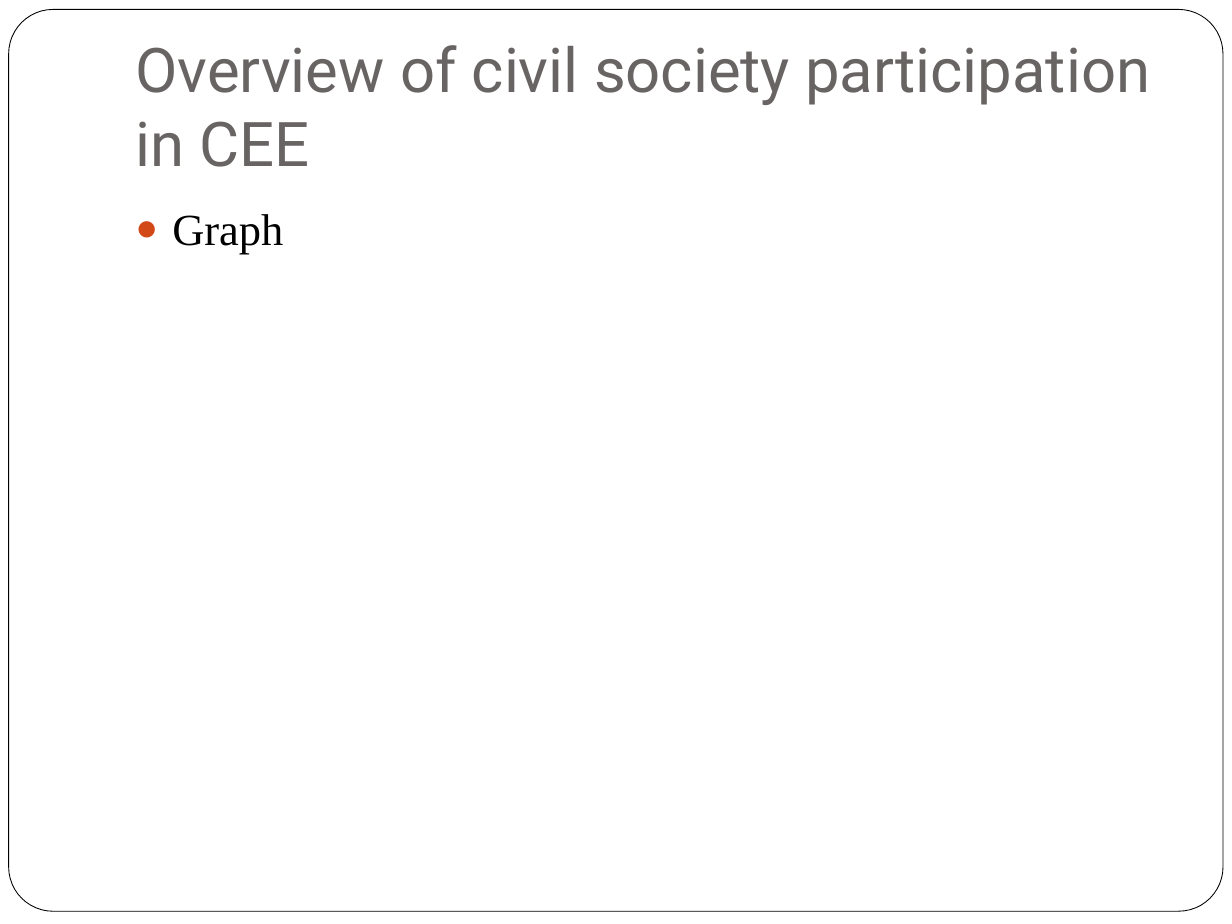
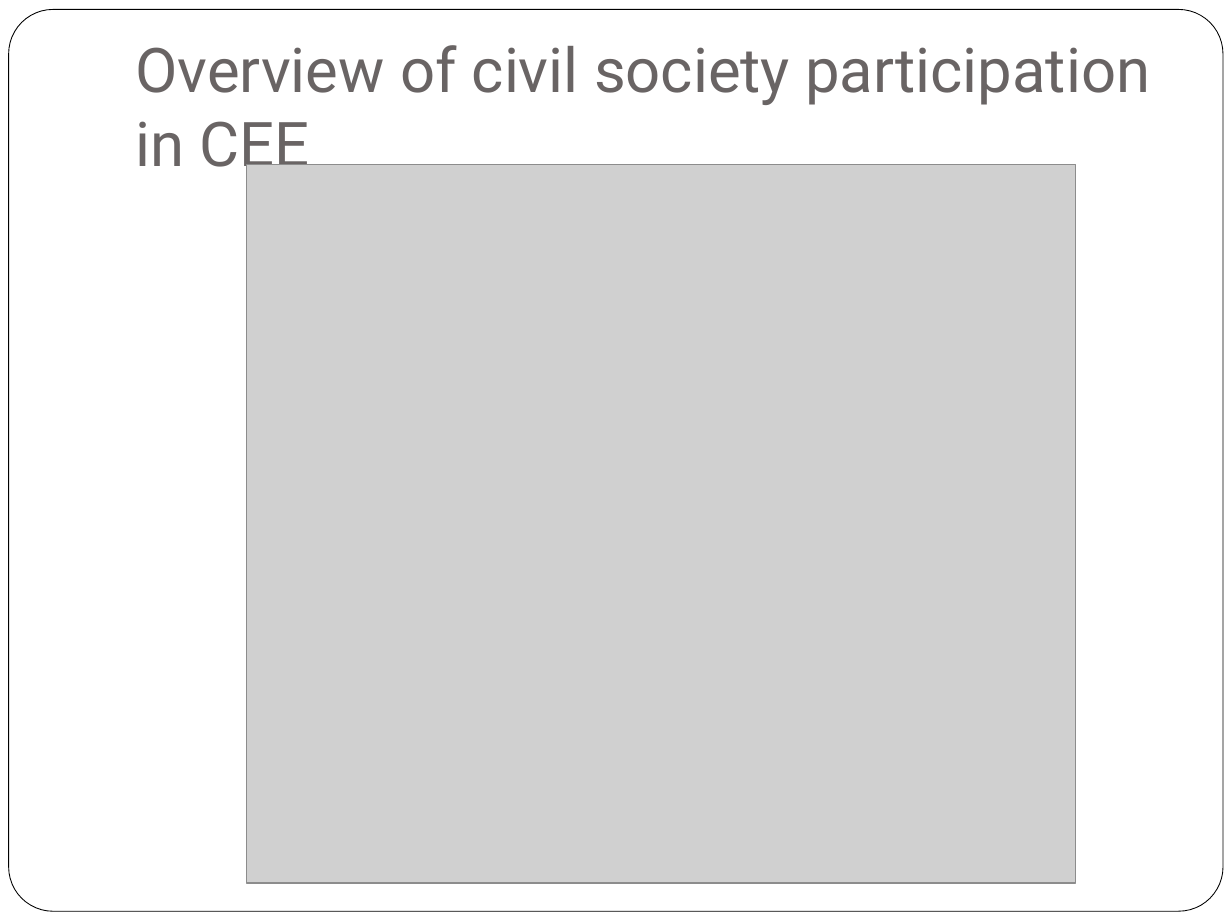
Before and after one commit to MichalMilkowski1989/Datathon-Vienna-2018, a slide deck: slide 3 of OpenGovData/Teams/InequalityTeam/DatathonPresentation.pptx. Drawn at 1232x924 pixels with LibreOffice and Linux fonts; fonts in the diff are those of the drawing; grey boxes stand for pictures. Boxes give left, top, right and bottom in pixels: in the first picture for what was removed or moved away, otherwise in the second. Text is boxed around its words. In the diff, an @@ line names an element or a change of style, - is before the commit and + after.

```diff
--- a/OpenGovData/Teams/InequalityTeam/DatathonPresentation.pptx
+++ b/OpenGovData/Teams/InequalityTeam/DatathonPresentation.pptx
@@ picture added at (246, 164, 1076, 882) @@
@@ text removed at (172, 214, 283, 254) @@
-● Graph
```
Also in this commit, not shown: 1 other slide changed, 6 slides added, 1 slide removed, 1 other file.
